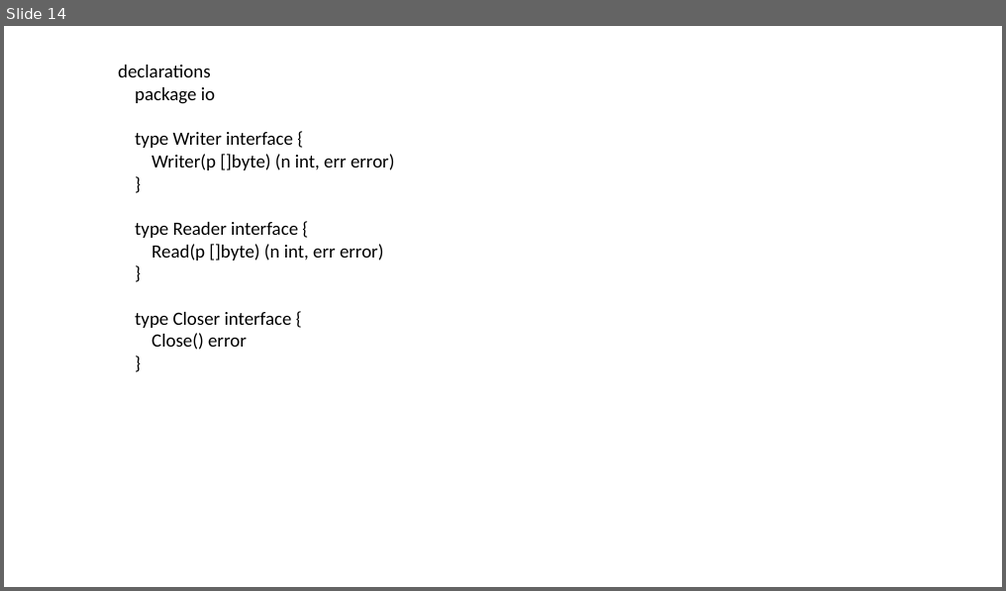
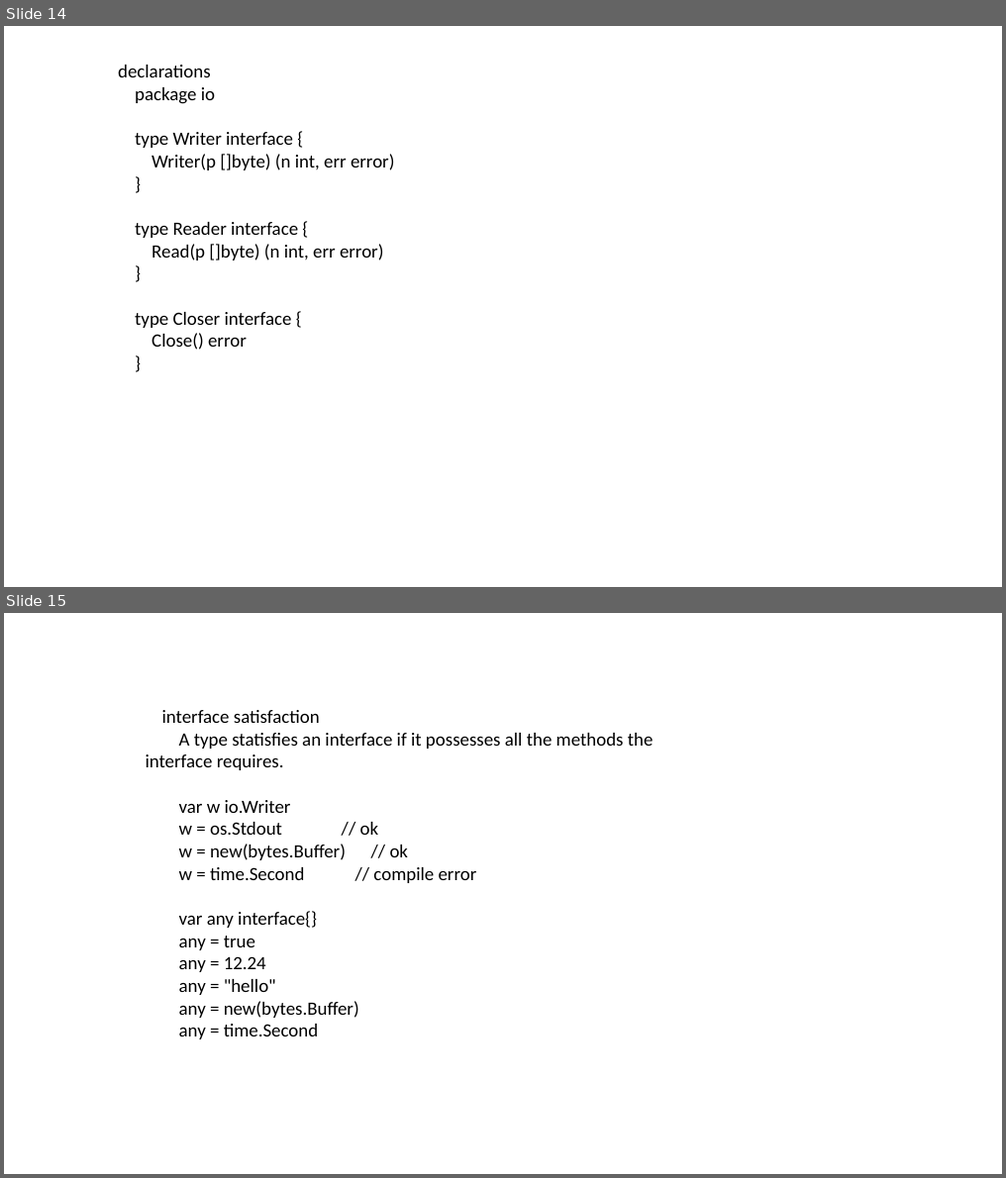
Before and after one commit to bowenchen6/golang-session, a slide deck: Go Language Sharing.pptx. Shown one above the other, each under a label of ours: slide 14 before the commit, slides 14 and 15 after it. The pictures are 1006x591 and 1006x1178 pixels, drawn with LibreOffice and Linux fonts; fonts in the diff are those of the drawing. Boxes give left, top, right and bottom in pixels: in the first picture for what was removed or moved away, otherwise in the second. Text is boxed around its words. In the diff, an @@ line names an element or a change of style, - is before the commit and + after.

```diff
--- a/Go Language Sharing.pptx
+++ b/Go Language Sharing.pptx
@@ slide 15 added at (x1=4, y1=613, x2=1002, y2=1174), background #FFFFFF @@
@@ text added at (x1=146, y1=710, x2=653, y2=1040), 18 pt, text #000000 @@
+interface satisfaction
+A type statisfies an interface if it possesses all the methods the interface requires.
+var w io.Writer
+w = os.Stdout // ok
+w = new(bytes.Buffer) // ok
+w = time.Second // compile error
+var any interface{}
+any = true
+any = 12.24
+any = "hello"
+any = new(bytes.Buffer)
+any = time.Second
```
Also in this commit, not shown: 7 other slides added, 1 slide removed.
